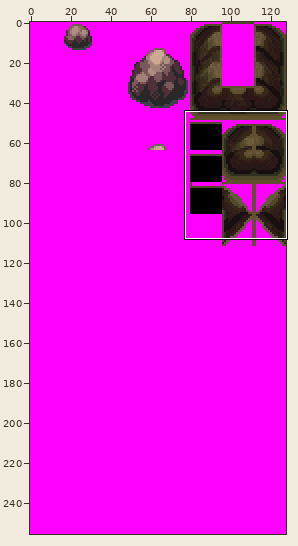
Two versions of one sprite sheet, tiles/cave_coronet/middle.png. Above, an overview of the earlier version with the close-up marked.
Close-up. Earlier state:
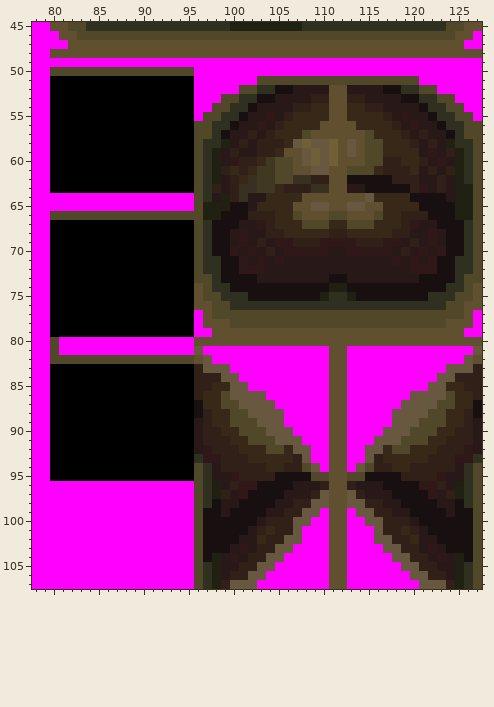
The file is 128x256 pixels. Shown: x 78..127, y 45..107. The commit also changed other parts of the picture, which this record leaves out.
Now the later version:
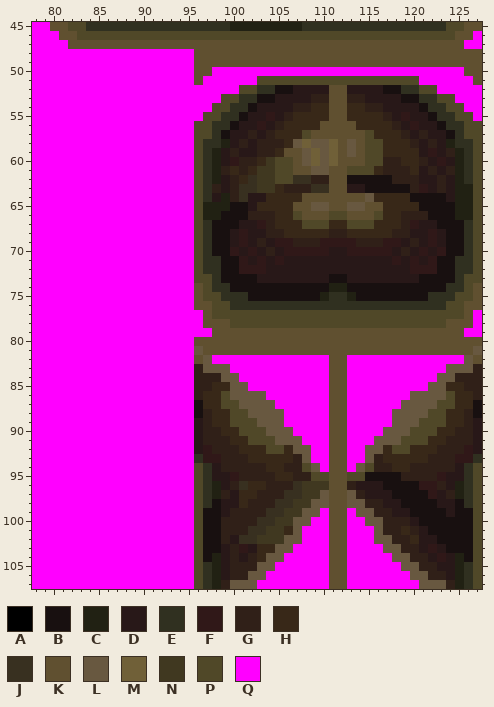
Palette (. is transparent): A #000000  B #181010  C #212113  D #281818  E #303020  F #301818  G #302018  H #382818  J #383020  K #605030  L #685840  M #706038  N #403820  P #504828  Q #ff00ff
The exact change:
Changed rows in their new state; - is an unchanged pixel.
first column x 80:
 48 QQQQQQQQQQQQQQQQ--------------------------------
 49 ----------------KKKKKKKKKKKKKKKKKKKKKKKKKKKKKKKK
 50 QQQQQQQQQQQQQQQQKK----------------------------KK
 51 QQQQQQQQQQQQQQQQK------------------------------K
 52 QQQQQQQQQQQQQQQQ--------------------------------
 53 QQQQQQQQQQQQQQQQ--------------------------------
 54 QQQQQQQQQQQQQQQQ--------------------------------
 55 QQQQQQQQQQQQQQQQ--------------------------------
 56 QQQQQQQQQQQQQQQQ--------------------------------
 57 QQQQQQQQQQQQQQQQ--------------------------------
 58 QQQQQQQQQQQQQQQQ--------------------------------
 59 QQQQQQQQQQQQQQQQ--------------------------------
 60 QQQQQQQQQQQQQQQQ--------------------------------
 61 QQQQQQQQQQQQQQQQ--------------------------------
 62 QQQQQQQQQQQQQQQQ--------------------------------
 63 QQQQQQQQQQQQQQQQ--------------------------------
 66 QQQQQQQQQQQQQQQQ--------------------------------
 67 QQQQQQQQQQQQQQQQ--------------------------------
 68 QQQQQQQQQQQQQQQQ--------------------------------
 69 QQQQQQQQQQQQQQQQ--------------------------------
 70 QQQQQQQQQQQQQQQQ--------------------------------
 71 QQQQQQQQQQQQQQQQ--------------------------------
 72 QQQQQQQQQQQQQQQQ--------------------------------
 73 QQQQQQQQQQQQQQQQ--------------------------------
 74 QQQQQQQQQQQQQQQQ--------------------------------
 75 QQQQQQQQQQQQQQQQ--------------------------------
 76 QQQQQQQQQQQQQQQQ--------------------------------
 77 QQQQQQQQQQQQQQQQ--------------------------------
 78 QQQQQQQQQQQQQQQQ--------------------------------
 79 QQQQQQQQQQQQQQQQ--------------------------------
 80 Q-----------------------------------------------
 81 Q----------------KKKKKKKKKKKKKK--KKKKKKKKKKKKKK-
 82 QQQQQQQQQQQQQQQQ--------------------------------
 83 QQQQQQQQQQQQQQQQ--------------------------------
 84 QQQQQQQQQQQQQQQQ--------------------------------
 85 QQQQQQQQQQQQQQQQ--------------------------------
 86 QQQQQQQQQQQQQQQQ--------------------------------
 87 QQQQQQQQQQQQQQQQ--------------------------------
 88 QQQQQQQQQQQQQQQQ--------------------------------
 89 QQQQQQQQQQQQQQQQ--------------------------------
 90 QQQQQQQQQQQQQQQQ--------------------------------
 91 QQQQQQQQQQQQQQQQ--------------------------------
 92 QQQQQQQQQQQQQQQQ--------------------------------
 93 QQQQQQQQQQQQQQQQ--------------------------------
 94 QQQQQQQQQQQQQQQQ--------------------------------
 95 QQQQQQQQQQQQQQQQ---------HHGG-------------------
 96 ---------------------JHHGGGJNNN-----------------
 97 ---------------------HHGGGJJNN------------------
 98 ---------------------HGGGJJNN-------------------
 99 --------------------GGGGJJNN--------------------
100 -------------------GGGGJJNN---------------------
101 -------------------GGGJJNNH---------------------
102 -------------------GDJJNNN----------------------
103 -------------------DG--HH-----------------------
104 --------------------G--H------------------------
105 --------------------G---------------------------
Where, in picture pixels (left, top, right, bottom), the same in both close-ups:
changed: (50, 49, 482, 571)
